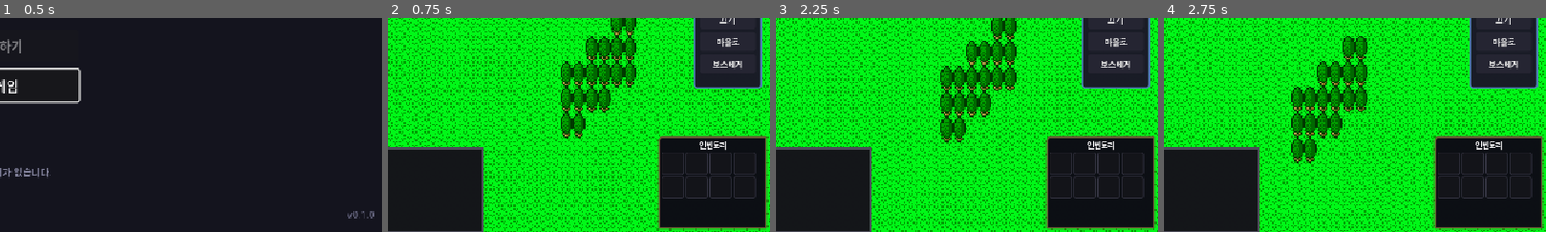
Above: before the commit, frames 1-4 (left to right).
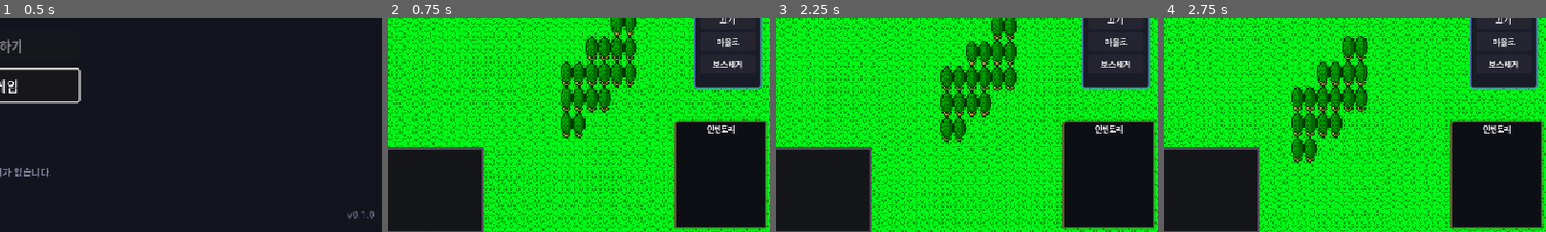
Above: after the commit, the same moments.

Repository: limmmmmmn/Appears-Appears
Game: Godot game, scene res://scenes/main/Main.tscn
Two runs of this game, one before a commit and one after it. Both use one fixed random seed, a clock stepped at 60 frames per second and the inputs below.
Inputs:
- Up to frame 1 (0.5 s): no input
- Up to frame 2 (0.75 s): click "새 게임" at 0.5 s
- Up to frame 3 (2.25 s): click "☰" at 1.25 s; click "게임 계속" at 2 s
- Up to frame 4 (2.75 s): no input
The pictures show only the part of the screen within x 50-100%, y 50-100%; the shares and areas given below are measured in that part.

Frame 1 is identical in both runs. In frame 2, 5.1% of the frame differs, in the area x 70-100%, y 47-100%; in frame 3, 5.1%; in frame 4, 5.1%.

Commit message:
feat: 인벤토리 패널을 목록 형태로 변경
- 그리드 아이콘 형태 → 목록 형태로 변경
- [아이콘] 아이템이름 x수량 형식
- 최대 10줄 표시
- 희귀도별 색상 표시

https://claude.ai/code/session_01HMJ2TZbvfDboco6XHexxSY

Diff:
--- a/scenes/ui/FieldHUD.tscn
+++ b/scenes/ui/FieldHUD.tscn
@@ -161,8 +161,8 @@
 anchor_top = 1.0
 anchor_right = 1.0
 anchor_bottom = 1.0
-offset_left = -140.0
-offset_top = -120.0
+offset_left = -120.0
+offset_top = -140.0
 offset_right = -4.0
 offset_bottom = -4.0
 grow_horizontal = 0
@@ -185,10 +185,8 @@
 size_flags_vertical = 3
 horizontal_scroll_mode = 0
 
-[node name="InventoryGrid" type="GridContainer" parent="Control/InventoryPanel/VBox/InventoryScroll"]
+[node name="InventoryList" type="VBoxContainer" parent="Control/InventoryPanel/VBox/InventoryScroll"]
 unique_name_in_owner = true
 layout_mode = 2
 size_flags_horizontal = 3
-theme_override_constants/h_separation = 2
-theme_override_constants/v_separation = 2
-columns = 4
+theme_override_constants/separation = 1
--- a/scripts/ui/field/FieldHUD.gd
+++ b/scripts/ui/field/FieldHUD.gd
@@ -31,7 +31,7 @@
 # === 인벤토리 패널 (우측 하단) ===
 @onready var inventory_panel: PanelContainer = %InventoryPanel
 @onready var inventory_scroll: ScrollContainer = %InventoryScroll
-@onready var inventory_grid: GridContainer = %InventoryGrid
+@onready var inventory_list: VBoxContainer = %InventoryList
 
 # === 특성 패널 (우측) ===
 @onready var trait_panel: PanelContainer = %TraitPanel
@@ -49,9 +49,8 @@
 # === 컴포넌트 ===
 var battle_log: BattleLogUI = null
 
-# === 인벤토리 아이템 슬롯 ===
+# === 인벤토리 아이템 목록 ===
 var inventory_slots: Array = []
-const INVENTORY_SLOT_SIZE: int = 28
 
 
 func _ready() -> void:
@@ -258,7 +257,7 @@
 #region 인벤토리 패널
 func _setup_inventory_panel() -> void:
 	## 인벤토리 패널 초기 설정
-	if not inventory_grid:
+	if not inventory_list:
 		return
 
 	# 인벤토리 변경 시그널 연결
@@ -267,99 +266,60 @@
 
 
 func _update_inventory_display() -> void:
-	## 인벤토리 UI 업데이트
-	if not inventory_grid:
+	## 인벤토리 UI 업데이트 (목록 형태)
+	if not inventory_list:
 		return
 
-	# 기존 슬롯 제거
-	for child in inventory_grid.get_children():
+	# 기존 아이템 제거
+	for child in inventory_list.get_children():
 		child.queue_free()
 	inventory_slots.clear()
 
 	# 인벤토리 아이템 가져오기
 	var items: Array = InventoryManager.get_all_items() if InventoryManager else []
 
-	# 아이템 슬롯 생성
+	# 아이템 행 생성 (최대 10개)
+	var count: int = 0
 	for item in items:
-		var slot := _create_inventory_slot(item)
-		inventory_grid.add_child(slot)
-		inventory_slots.append(slot)
-
-	# 빈 슬롯 채우기 (최소 8개)
-	var empty_count: int = maxi(0, 8 - items.size())
-	for i in range(empty_count):
-		var empty_slot := _create_empty_slot()
-		inventory_grid.add_child(empty_slot)
-
-
-func _create_inventory_slot(item: Dictionary) -> PanelContainer:
-	## 아이템 슬롯 UI 생성
-	var slot := PanelContainer.new()
-	slot.custom_minimum_size = Vector2(INVENTORY_SLOT_SIZE, INVENTORY_SLOT_SIZE)
-
-	var style := StyleBoxFlat.new()
+		if count >= 10:
+			break
+		var row := _create_inventory_row(item)
+		inventory_list.add_child(row)
+		inventory_slots.append(row)
+		count += 1
+
+
+func _create_inventory_row(item: Dictionary) -> HBoxContainer:
+	## 아이템 행 UI 생성: [아이콘] 이름 x수량
+	var row := HBoxContainer.new()
+	row.add_theme_constant_override("separation", 4)
+
 	var rarity: String = item.data.get("rarity", "common")
-	var rarity_color: Color = InventoryManager.RARITY_COLORS.get(rarity, Color(0.3, 0.3, 0.3))
-	style.bg_color = Color(0.15, 0.15, 0.2, 0.9)
-	style.border_width_left = 1
-	style.border_width_top = 1
-	style.border_width_right = 1
-	style.border_width_bottom = 2
-	style.border_color = rarity_color
-	style.corner_radius_top_left = 2
-	style.corner_radius_top_right = 2
-	style.corner_radius_bottom_left = 2
-	style.corner_radius_bottom_right = 2
-	slot.add_theme_stylebox_override("panel", style)
-
-	# 아이템 아이콘 (텍스트로 대체)
-	var label := Label.new()
+	var rarity_color: Color = InventoryManager.RARITY_COLORS.get(rarity, Color(0.7, 0.7, 0.7))
+
+	# 아이콘
+	var icon_label := Label.new()
 	var item_type: String = item.data.get("type", "?")
-	var type_icon: String = _get_item_type_icon(item_type)
-	label.text = type_icon
-	label.add_theme_font_size_override("font_size", 14)
-	label.add_theme_color_override("font_color", rarity_color)
-	label.horizontal_alignment = HORIZONTAL_ALIGNMENT_CENTER
-	label.vertical_alignment = VERTICAL_ALIGNMENT_CENTER
-	slot.add_child(label)
-
-	# 수량 표시 (2개 이상일 때)
+	icon_label.text = _get_item_type_icon(item_type)
+	icon_label.add_theme_font_size_override("font_size", 11)
+	icon_label.add_theme_color_override("font_color", rarity_color)
+	icon_label.custom_minimum_size.x = 16
+	row.add_child(icon_label)
+
+	# 이름
+	var name_label := Label.new()
+	var item_name: String = item.data.get("name", item.id)
 	if item.quantity > 1:
-		var qty_label := Label.new()
-		qty_label.text = str(item.quantity)
-		qty_label.add_theme_font_size_override("font_size", 8)
-		qty_label.add_theme_color_override("font_color", Color.WHITE)
-		qty_label.horizontal_alignment = HORIZONTAL_ALIGNMENT_RIGHT
-		qty_label.vertical_alignment = VERTICAL_ALIGNMENT_BOTTOM
-		qty_label.set_anchors_and_offsets_preset(Control.PRESET_FULL_RECT)
-		slot.add_child(qty_label)
-
-	# 툴팁
-	var item_name: String = item.data.get("name", item.id)
-	slot.tooltip_text = item_name
-
-	return slot
-
-
-func _create_empty_slot() -> PanelContainer:
-	## 빈 슬롯 UI 생성
-	var slot := PanelContainer.new()
-	slot.custom_minimum_size = Vector2(INVENTORY_SLOT_SIZE, INVENTORY_SLOT_SIZE)
-
-	var style := StyleBoxFlat.new()
-	style.bg_color = Color(0.1, 0.1, 0.12, 0.5)
-	style.border_width_left = 1
-	style.border_width_top = 1
-	style.border_width_right = 1
-	style.border_width_bottom = 1
-	style.border_color = Color(0.2, 0.2, 0.25)
-	style.corner_radius_top_left = 2
-	style.corner_radius_top_right = 2
-	style.corner_radius_bottom_left = 2
-	style.corner_radius_bottom_right = 2
-	slot.add_theme_stylebox_override("panel", style)
-
-	return slot
+		name_label.text = "%s x%d" % [item_name, item.quantity]
+	else:
+		name_label.text = item_name
+	name_label.add_theme_font_size_override("font_size", 9)
+	name_label.add_theme_color_override("font_color", rarity_color)
+	name_label.size_flags_horizontal = Control.SIZE_EXPAND_FILL
+	name_label.text_overrun_behavior = TextServer.OVERRUN_TRIM_ELLIPSIS
+	row.add_child(name_label)
+
+	return row
 
 
 func _get_item_type_icon(item_type: String) -> String:
